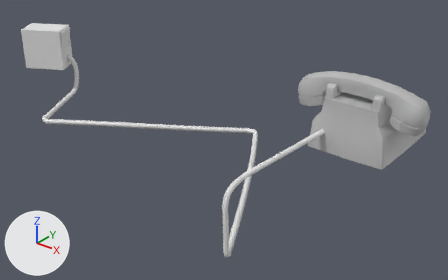
One commit to the FBX model CaptainObvious/Assets/Models/Probs/Phone.fbx: the scene before it, then after it.
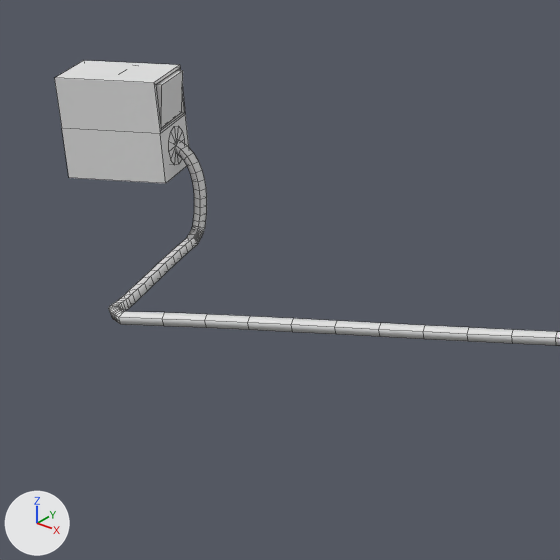
Old and new are each drawn whole from a 50 mm camera at (4.4, -9.94, 4.49) aimed at (-2.91, -0.81, -1.17) and again close up on the part from 0% to 48% of the width and 0% to 76% of the height. Lighting does not change. The marker at lower left points along +X, +Y and +Z. The close-ups show mesh edges as thin lines. Where no turn or scale is listed for an object, it has been applied to the vertices. Vertices at the same position are counted once.
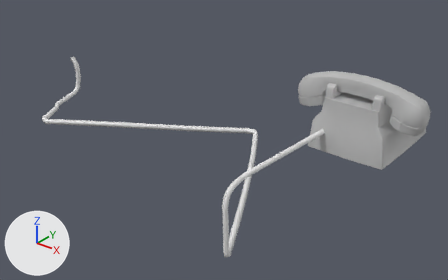
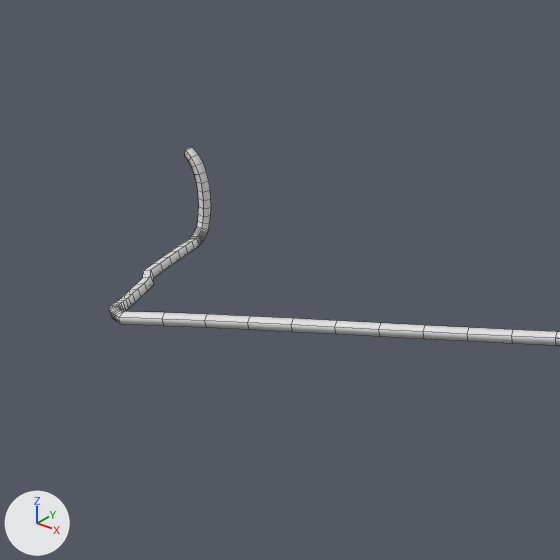
Changed parts and their boxes [x1, y1, x2, y2] in the close-ups (560 x 560 px; the box of a moved part takes in the faces that stretch with it):
'Cube', deleted: before [55, 60, 189, 183]
'BezierCurve', reshaped: before [109, 140, 560, 346]; after [109, 147, 560, 346]
'Circle', deleted: before [168, 126, 184, 165]
part 1 of me_mesh, moved or reshaped: before [143, 140, 207, 284]; after [143, 147, 211, 284]

What the commit changed:
me_mesh is used by ob_beziercurve; location (-1.289, -1.237, -0.077).
me_mesh had 532 vertices, 528 faces and spanned x -7.4..0.91, y -2.3..1.84, z -1.59..-0.01.
me_mesh now has 524 vertices, 520 faces and spans x -7.16..0.91, y -2.3..1.84, z -1.59..-0.01.
Part 1, on me_mesh:
76 vertices are removed from x -7.4..-7.01, y 0.86..1.05, z -1.47..-0.48.
76 faces are deleted.
5 vertices in x -7.09..-6.99, y 0.79..0.85, z -1.51..-1.41 move by (0.04, 0.0, 0.0).
5 vertices in x -7.1..-7.01, y 0.86..0.92, z -1.51..-1.4 move by (0.05, 0.0, 0.0).
4 vertices in x -7.1..-7.07, y 0.8..0.84, z -1.53..-1.42 move by (0.04, 0.01, 0.0).
4 vertices in x -7.02..-7.0, y 0.83..0.9, z -1.5..-1.4 move by (0.05, -0.01, 0.0).
3 vertices in x -7.11..-7.1, y 0.83..0.89, z -1.49..-1.41 move by (0.05, 0.01, 0.0).
27 vertices move from x -7.11..-6.59, y 0.02..0.91, z -1.54..-1.43 to x -7.05..-6.64, y -0.01..0.91, z -1.54..-1.43.
68 vertices are added at x -7.16..-6.94, y 0.87..1.05, z -1.47..-0.54.
68 new faces join them.
Object 'Cube' (ob_cube) is deleted.
Object 'Circle' (ob_circle) is deleted.
